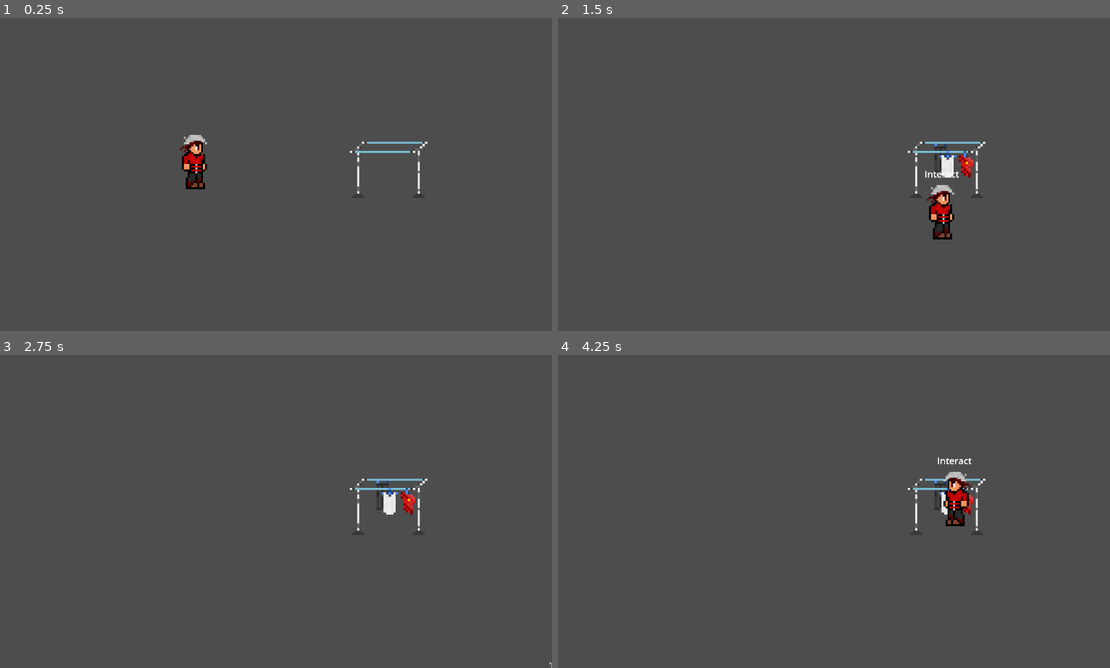
Above: before the commit, frames 1-4 (two rows, left to right).
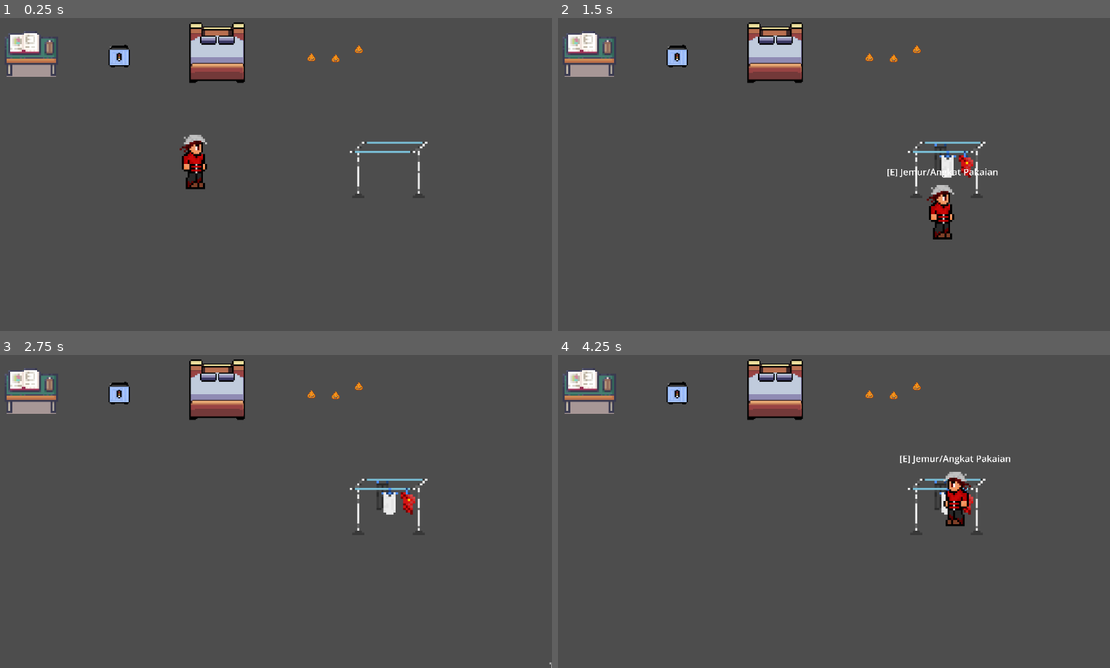
Above: after the commit, the same moments.

Repository: rizaptrarz/Kelompok-Lumen
Game: Godot game, scene res://node_2d.tscn
Two runs of this game, one before a commit and one after it. Both use one fixed random seed, a clock stepped at 60 frames per second and the inputs below.
Inputs (mouse positions are in pixels of both pictures, inside the frame that each line leads up to):
- Up to frame 1 (0.25 s): no input
- Up to frame 2 (1.5 s): tap Enter at 0.5 s; move the mouse to (949, 152) at 0.52 s; hold D (move_right) 0.53-1.28 s; hold E (interact) 0.53-1.28 s; click (949, 152) at 0.67 s; move the mouse to (701, 183) at 1.27 s; hold S (move_down) from 1.28 s (still down); tap E (interact) at 1.35 s; click (701, 183) at 1.42 s
- Up to frame 3 (2.75 s): move the mouse to (320, 433) at 2.02 s; release S (move_down) at 2.03 s; hold D (move_right) from 2.03 s (still down); hold E (interact) from 2.03 s (still down); click (320, 433) at 2.17 s
- Up to frame 4 (4.25 s): move the mouse to (789, 570) at 2.77 s; release D (move_right) at 2.78 s; release E (interact) at 2.78 s; hold W (move_up) 2.78-3.53 s; tap E (interact) at 2.85 s; click (789, 570) at 2.92 s; tap Space at 3.5 s; move the mouse to (994, 555) at 3.52 s; hold A (move_left) from 3.53 s (still down); hold E (interact) from 3.53 s (still down); click (994, 555) at 3.67 s

The runs differ from the first frame. In frame 1, 3.1% of the frame differs, in the area x 0-66%, y 1-21%; in frame 2, 3.3%; in frame 3, 3.1%; in frame 4, 3.4%, in the area x 0-82%, y 1-36%.

Commit message:
Interactable object (task) sederhana (print)

Diff:
--- a/node_2d.tscn
+++ b/node_2d.tscn
@@ -1,9 +1,13 @@
-[gd_scene load_steps=6 format=3 uid="uid://bqjmbqs4uogat"]
+[gd_scene load_steps=10 format=3 uid="uid://bqjmbqs4uogat"]
 
 [ext_resource type="PackedScene" uid="uid://caelnc0mta6gy" path="res://scenes/player.tscn" id="1_dffci"]
 [ext_resource type="Script" path="res://scripts/time/time_system.gd" id="2_t6f58"]
 [ext_resource type="Script" path="res://scripts/time/date_time.gd" id="3_nqidl"]
 [ext_resource type="PackedScene" uid="uid://8ajw3s7xjqok" path="res://scenes/jemuran.tscn" id="4_co1dh"]
+[ext_resource type="PackedScene" uid="uid://bnrspft5gv2jr" path="res://scenes/homework.tscn" id="5_edv34"]
+[ext_resource type="PackedScene" uid="uid://d0rjfpo0usm3w" path="res://scenes/mejikom.tscn" id="6_5lljq"]
+[ext_resource type="PackedScene" uid="uid://bk1cc4dirpt1g" path="res://scenes/kasur.tscn" id="7_fhpr0"]
+[ext_resource type="PackedScene" uid="uid://b4q6tx67wklsd" path="res://scenes/poop.tscn" id="8_tph8m"]
 
 [sub_resource type="Resource" id="Resource_lb2an"]
 script = ExtResource("3_nqidl")
@@ -22,7 +26,27 @@
 script = ExtResource("2_t6f58")
 date_time = SubResource("Resource_lb2an")
 
-[node name="items" type="Node" parent="."]
+[node name="task" type="Node" parent="."]
 
-[node name="jemuran" parent="items" instance=ExtResource("4_co1dh")]
+[node name="jemuran" parent="task" instance=ExtResource("4_co1dh")]
 position = Vector2(827, 311)
+
+[node name="homework" parent="task" instance=ExtResource("5_edv34")]
+position = Vector2(119, 96)
+
+[node name="mejikom" parent="task" instance=ExtResource("6_5lljq")]
+position = Vector2(294, 93)
+
+[node name="kasur" parent="task" instance=ExtResource("7_fhpr0")]
+position = Vector2(487, 94)
+
+[node name="poops" type="Node" parent="task"]
+
+[node name="poop" parent="task/poops" instance=ExtResource("8_tph8m")]
+position = Vector2(675, 104)
+
+[node name="poop2" parent="task/poops" instance=ExtResource("8_tph8m")]
+position = Vector2(723, 106)
+
+[node name="poop3" parent="task/poops" instance=ExtResource("8_tph8m")]
+position = Vector2(769, 88)
--- /dev/null
+++ b/scenes/homework.tscn
@@ -0,0 +1,28 @@
+[gd_scene load_steps=6 format=3 uid="uid://bnrspft5gv2jr"]
+
+[ext_resource type="Script" path="res://scripts/homework.gd" id="1_858qt"]
+[ext_resource type="Texture2D" uid="uid://dg8wd1h1ld022" path="res://assets/Interiors_free_48x48.png" id="1_ot8rn"]
+[ext_resource type="PackedScene" path="res://scenes/interactable.tscn" id="2_xaxnt"]
+
+[sub_resource type="AtlasTexture" id="AtlasTexture_viard"]
+atlas = ExtResource("1_ot8rn")
+region = Rect2(245.609, 1747.99, 85.5906, 75.952)
+
+[sub_resource type="RectangleShape2D" id="RectangleShape2D_svyxj"]
+size = Vector2(106, 90)
+
+[node name="homework" type="Node2D"]
+script = ExtResource("1_858qt")
+
+[node name="sprite" type="Sprite2D" parent="."]
+texture_filter = 1
+position = Vector2(1, 1)
+scale = Vector2(1.26471, 1.23333)
+texture = SubResource("AtlasTexture_viard")
+
+[node name="interactable" parent="." instance=ExtResource("2_xaxnt")]
+interact_name = "[E] Kerjakan PR"
+
+[node name="CollisionShape2D" type="CollisionShape2D" parent="interactable"]
+position = Vector2(0, 2)
+shape = SubResource("RectangleShape2D_svyxj")
--- a/scenes/interacting_component.tscn
+++ b/scenes/interacting_component.tscn
@@ -17,13 +17,14 @@
 shape = SubResource("CircleShape2D_4spj8")
 
 [node name="Label" type="Label" parent="."]
-offset_left = -292.0
-offset_top = -704.0
-offset_right = 279.0
-offset_bottom = -499.0
+offset_left = -956.0
+offset_top = -898.0
+offset_right = 968.0
+offset_bottom = -379.0
 theme_override_font_sizes/font_size = 150
 text = "Interact"
 horizontal_alignment = 1
+vertical_alignment = 1
 
 [connection signal="area_entered" from="interactRange" to="." method="_on_interact_range_area_entered"]
 [connection signal="area_exited" from="interactRange" to="." method="_on_interact_range_area_exited"]
--- a/scenes/jemuran.tscn
+++ b/scenes/jemuran.tscn
@@ -24,7 +24,7 @@
 collision_layer = 2
 collision_mask = 0
 script = ExtResource("2_tnlgn")
-interact_name = "Interact"
+interact_name = "[E] Jemur/Angkat Pakaian"
 
 [node name="CollisionShape2D" type="CollisionShape2D" parent="interactable"]
 position = Vector2(2, 20)
--- /dev/null
+++ b/scenes/kasur.tscn
@@ -0,0 +1,27 @@
+[gd_scene load_steps=6 format=3 uid="uid://bk1cc4dirpt1g"]
+
+[ext_resource type="Texture2D" uid="uid://cnl2nljcqixrw" path="res://assets/Task Mechanic/bedroom  furniture.png" id="1_1qwox"]
+[ext_resource type="Script" path="res://scripts/kasur.gd" id="1_8gqft"]
+[ext_resource type="PackedScene" path="res://scenes/interactable.tscn" id="2_7jmxu"]
+
+[sub_resource type="AtlasTexture" id="AtlasTexture_e5txy"]
+atlas = ExtResource("1_1qwox")
+region = Rect2(115.899, 78.948, 44.3186, 48.6636)
+
+[sub_resource type="RectangleShape2D" id="RectangleShape2D_rv7r5"]
+size = Vector2(109, 121)
+
+[node name="kasur" type="Node2D"]
+script = ExtResource("1_8gqft")
+
+[node name="Sprite2D" type="Sprite2D" parent="."]
+texture_filter = 1
+scale = Vector2(2.5625, 2.5625)
+texture = SubResource("AtlasTexture_e5txy")
+
+[node name="interactable" parent="." instance=ExtResource("2_7jmxu")]
+interact_name = "[E] Rapikan Kasur"
+
+[node name="CollisionShape2D" type="CollisionShape2D" parent="interactable"]
+position = Vector2(0.5, 1.5)
+shape = SubResource("RectangleShape2D_rv7r5")
--- /dev/null
+++ b/scenes/mejikom.tscn
@@ -0,0 +1,24 @@
+[gd_scene load_steps=5 format=3 uid="uid://d0rjfpo0usm3w"]
+
+[ext_resource type="Script" path="res://scripts/mejikom.gd" id="1_7h3h3"]
+[ext_resource type="Texture2D" uid="uid://damf3lgt2yp14" path="res://assets/Task Mechanic/tm_mejikom.png" id="1_tnk85"]
+[ext_resource type="PackedScene" path="res://scenes/interactable.tscn" id="2_jeanp"]
+
+[sub_resource type="RectangleShape2D" id="RectangleShape2D_y7y1g"]
+size = Vector2(44, 45)
+
+[node name="mejikom" type="Node2D"]
+script = ExtResource("1_7h3h3")
+
+[node name="Sprite2D" type="Sprite2D" parent="."]
+scale = Vector2(0.0738719, 0.0643191)
+texture = ExtResource("1_tnk85")
+offset = Vector2(1, 1)
+flip_h = true
+
+[node name="interactable" parent="." instance=ExtResource("2_jeanp")]
+interact_name = "[E] Masak Nasi"
+
+[node name="CollisionShape2D" type="CollisionShape2D" parent="interactable"]
+position = Vector2(0, 9)
+shape = SubResource("RectangleShape2D_y7y1g")
--- /dev/null
+++ b/scenes/poop.tscn
@@ -0,0 +1,32 @@
+[gd_scene load_steps=6 format=3 uid="uid://b4q6tx67wklsd"]
+
+[ext_resource type="Texture2D" uid="uid://c5h7khc2xgh3d" path="res://assets/Task Mechanic/poops-sheet.png" id="1_0vkkv"]
+[ext_resource type="Script" path="res://scripts/poop.gd" id="1_doao0"]
+
+[sub_resource type="AtlasTexture" id="AtlasTexture_kge5w"]
+atlas = ExtResource("1_0vkkv")
+region = Rect2(0, 0, 16, 16)
+
+[sub_resource type="CircleShape2D" id="CircleShape2D_lahxp"]
+radius = 9.21954
+
+[sub_resource type="CircleShape2D" id="CircleShape2D_f800b"]
+radius = 87.0057
+
+[node name="poop" type="Area2D"]
+script = ExtResource("1_doao0")
+
+[node name="Sprite2D" type="Sprite2D" parent="."]
+texture_filter = 1
+texture = SubResource("AtlasTexture_kge5w")
+
+[node name="CollisionShape2D" type="CollisionShape2D" parent="."]
+shape = SubResource("CircleShape2D_lahxp")
+
+[node name="PlayerDetector" type="Area2D" parent="."]
+
+[node name="CollisionShape2D" type="CollisionShape2D" parent="PlayerDetector"]
+shape = SubResource("CircleShape2D_f800b")
+
+[connection signal="body_entered" from="PlayerDetector" to="." method="_on_player_detector_body_entered"]
+[connection signal="body_exited" from="PlayerDetector" to="." method="_on_player_detector_body_exited"]
--- /dev/null
+++ b/scripts/homework.gd
@@ -0,0 +1,13 @@
+extends Node2D
+
+@onready var interactable : Area2D = $interactable
+@onready var sprite: Sprite2D = $sprite
+
+
+# Called when the node enters the scene tree for the first time.
+func _ready() -> void:
+	sprite.show()
+	interactable.interact = _on_interact
+
+func _on_interact():
+	print("PR Berhasil Dikerjakan")
--- /dev/null
+++ b/scripts/kasur.gd
@@ -0,0 +1,11 @@
+extends Node2D
+
+@onready var interactable : Area2D = $interactable
+@onready var sprite : Sprite2D = $Sprite2D
+
+# Called when the node enters the scene tree for the first time.
+func _ready() -> void:
+	interactable.interact = _on_interact
+
+func _on_interact():
+	print("Kasur berhasil dibereskan!!")
--- /dev/null
+++ b/scripts/mejikom.gd
@@ -0,0 +1,12 @@
+extends Node2D
+
+@onready var interactable : Area2D = $interactable
+@onready var sprite: Sprite2D = $Sprite2D
+
+
+# Called when the node enters the scene tree for the first time.
+func _ready() -> void:
+	interactable.interact = _on_interact
+
+func _on_interact():
+	print("Masak Nasi Berhasil!!")
--- /dev/null
+++ b/scripts/poop.gd
@@ -0,0 +1,29 @@
+extends Area2D
+
+@onready var sprite = $Sprite2D
+@onready var detector = $PlayerDetector
+var player_in_range := false
+
+func _ready():
+	input_pickable = true
+	monitoring = true
+	detector.body_entered.connect(_on_player_detector_body_entered)
+	detector.body_exited.connect(_on_player_detector_body_exited)
+
+func _on_player_detector_body_entered(body: Node2D) -> void:
+	if body.name == "Player":  # memastikan player
+		player_in_range = true
+
+
+func _on_player_detector_body_exited(body: Node2D) -> void:
+	if body.name == "Player":
+		player_in_range = false
+
+func _input_event(viewport, event, shape_idx):
+	if not player_in_range:
+		return  # abaikan klik jika player belum mendekat
+
+	if event is InputEventMouseButton and event.pressed and event.button_index == MOUSE_BUTTON_LEFT:
+		print("Poop dibersihkan!")
+		sprite.visible = false
+		set_deferred("monitoring", false)
Binary file added: assets/Interiors_free_48x48.png
Not shown, added: assets/Interiors_free_48x48.png.import
Binary file added: assets/Task Mechanic/bedroom furniture.png
Not shown, added: assets/Task Mechanic/bedroom furniture.png.import
Binary file added: assets/Task Mechanic/poops-sheet.png
Not shown, added: assets/Task Mechanic/poops-sheet.png.import
Binary file added: assets/Task Mechanic/tm_mejikom.png
Not shown, added: assets/Task Mechanic/tm_mejikom.png.import
Binary file added: assets/Task Mechanic/tm_telpon.png
Not shown, added: assets/Task Mechanic/tm_telpon.png.import
Binary file added: assets/Task Mechanic/tm_tempatsampah.png
Not shown, added: assets/Task Mechanic/tm_tempatsampah.png.import
